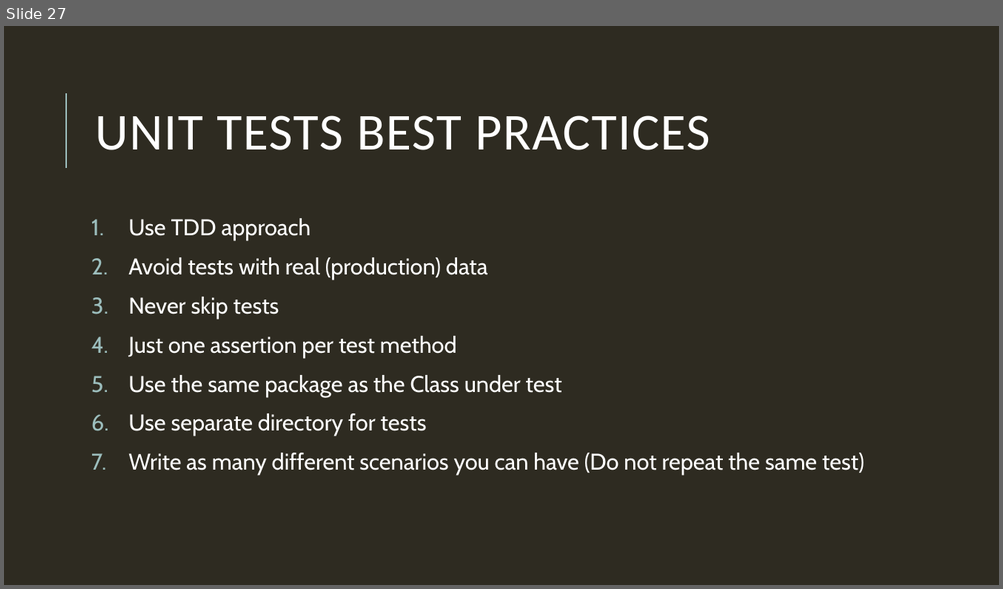
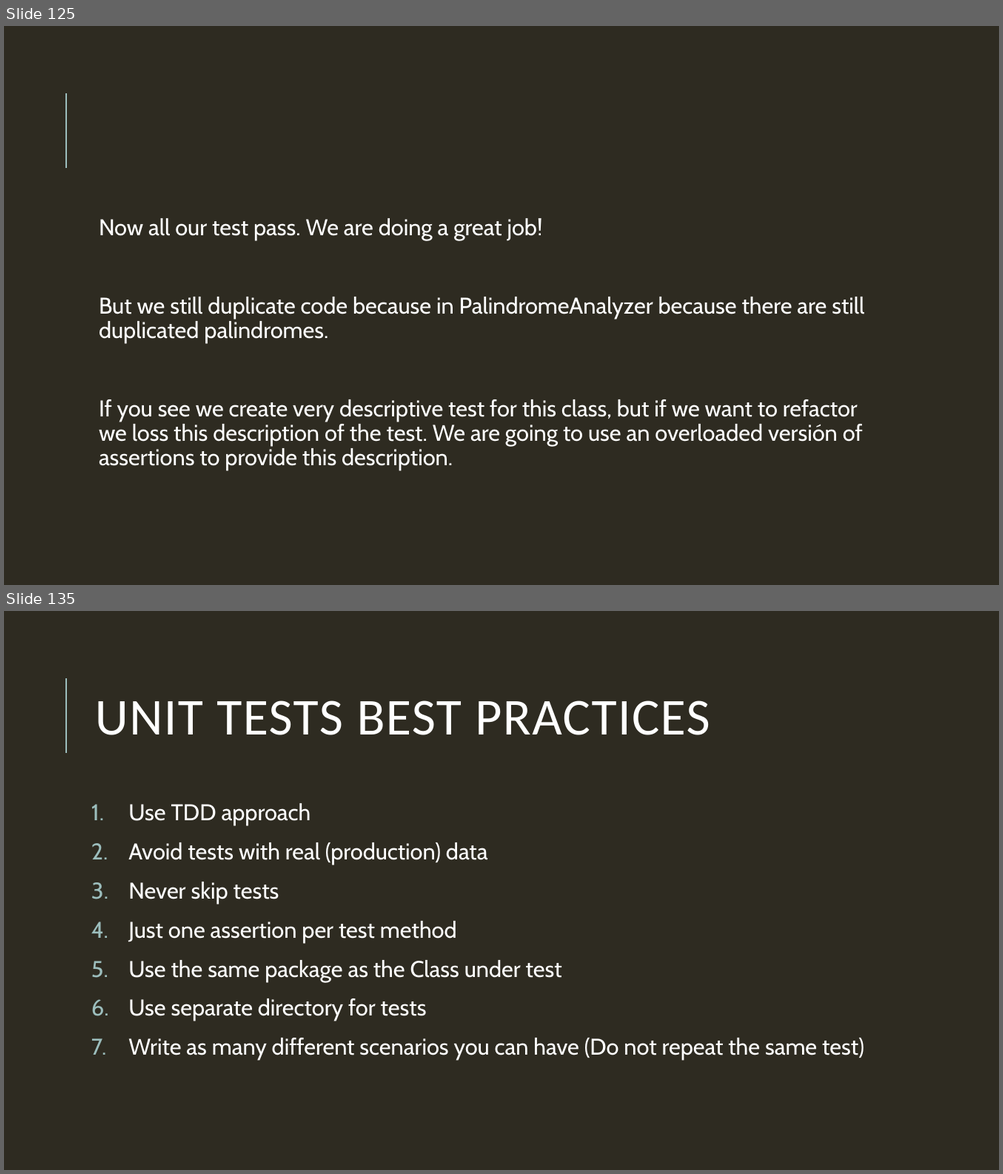
Before and after one commit to DevelopersDelicias/tdd_workshop, a slide deck: tdd_ws.pptx. Shown one above the other, each under a label of ours: slide 27 before the commit, slides 125 and 135 after it; the slides between them are not shown. The pictures are 1003x589 and 1003x1174 pixels, drawn with LibreOffice and Linux fonts; fonts in the diff are those of the drawing. Boxes give left, top, right and bottom in pixels: in the first picture for what was removed or moved away, otherwise in the second. Text is boxed around its words. In the diff, an @@ line names an element or a change of style, - is before the commit and + after.

```diff
--- a/tdd_ws.pptx
+++ b/tdd_ws.pptx
@@ slide 125 added at <box>4,26,999,585</box>, background #2E2B21; not listed: 1 template element that a slide beside it also shows @@
@@ text added at <box>99,218,864,471</box>, 22 pt, text #FFFFFF @@
+  Now all our test pass. We are doing a great job!
+  But we still duplicate code because in PalindromeAnalyzer because there are still duplicated palindromes.
+  If you see we create very descriptive test for this class, but if we want to refactor we loss this description of the test. We are going to use an overloaded versión of assertions to provide this description.
@@ what was slide 27 is now slide 135 @@
```
Also in this commit, not shown: 8 slides changed, 108 other slides added, 1 slide removed.
